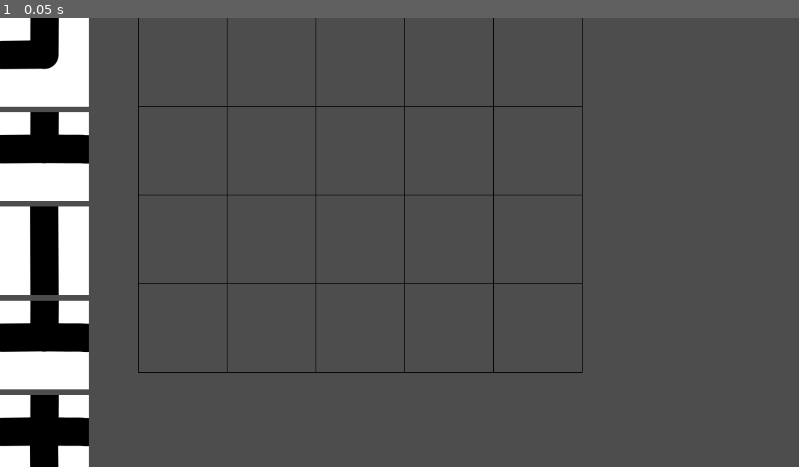
Above: before the commit, frame 1.
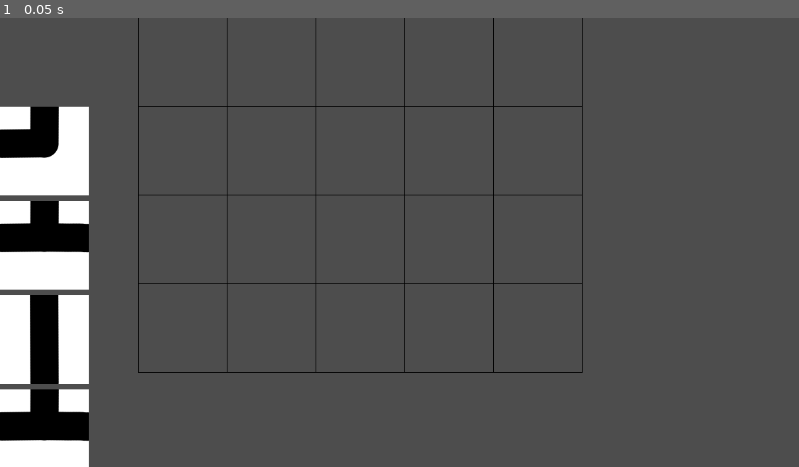
Above: after the commit, the same moment.

Repository: JonathanGeoffroy/odd-map-journey
Game: Godot game, scene res://game.tscn
Two runs of this game, one before a commit and one after it. Both use one fixed random seed, a clock stepped at 60 frames per second and the inputs below.
Inputs:
- Up to frame 1 (0.05 s): no input

The runs differ from the first frame. In frame 1, 5.6% of the frame differs, in the area x 0-12%, y 0-100%.

Commit message:
chore: select a tile by clicking it

Diff:
--- a/deck/deck.gd
+++ b/deck/deck.gd
@@ -3,6 +3,8 @@
 const TileScene = preload("res://tile/Tile.tscn")
 
 @export var margin := 8
+
+var selected_tile: Tile = null
 
 
 func _ready() -> void:
@@ -31,3 +33,26 @@
 				tile.position.y += Globals.slot_size
 
 			i += 1
+
+
+func _input(event):
+	if event is InputEventMouseButton and event.pressed:
+		match event.button_index:
+			MOUSE_BUTTON_LEFT:
+				if selected_tile:
+					selected_tile.set_selected(false)
+					selected_tile = null
+
+				var global_position = get_global_mouse_position()
+				for child in get_children():
+					if child.is_in_group("Tile"):
+						var tile: Tile = child
+						var rect = Rect2(
+							tile.global_position.x,
+							tile.global_position.y,
+							Globals.slot_size,
+							Globals.slot_size
+						)
+						if rect.has_point(global_position):
+							selected_tile = tile
+							selected_tile.set_selected(true)
--- a/deck/deck.tscn
+++ b/deck/deck.tscn
@@ -4,3 +4,4 @@
 
 [node name="Deck" type="Node2D" unique_id=2064721474]
 script = ExtResource("1_iau1w")
+margin = null
--- a/project.godot
+++ b/project.godot
@@ -19,6 +19,10 @@
 
 Globals="*uid://bncp83j0isxsv"
 
+[global_group]
+
+Tile=""
+
 [physics]
 
 3d/physics_engine="Jolt Physics"
--- a/tile/Tile.tscn
+++ b/tile/Tile.tscn
@@ -2,8 +2,17 @@
 
 [ext_resource type="Script" uid="uid://bupcakgtpgms1" path="res://tile/tile.gd" id="1_1t4ac"]
 
-[node name="Tile" type="Node2D" unique_id=1848656140]
+[sub_resource type="RectangleShape2D" id="RectangleShape2D_1t4ac"]
+size = Vector2(128, 128)
+
+[node name="Tile" type="Node2D" unique_id=1848656140 groups=["Tile"]]
 script = ExtResource("1_1t4ac")
 
 [node name="Sprite2D" type="Sprite2D" parent="." unique_id=330038942]
 unique_name_in_owner = true
+
+[node name="Area2D" type="Area2D" parent="." unique_id=158733941]
+
+[node name="CollisionShape2D" type="CollisionShape2D" parent="Area2D" unique_id=452481668]
+position = Vector2(64, 64)
+shape = SubResource("RectangleShape2D_1t4ac")
--- a/tile/tile.gd
+++ b/tile/tile.gd
@@ -1,5 +1,7 @@
 extends Node2D
 class_name Tile
+
+var is_selected := false
 
 static var textures: Array[Texture2D] = [
 	preload("res://tile/assets/top_bottom.png"),
@@ -14,3 +16,12 @@
 func _ready() -> void:
 	%Sprite2D.texture = textures[value.kind]
 	%Sprite2D.centered = false
+
+
+func set_selected(selected: bool):
+	is_selected = selected
+
+	if is_selected:
+		$Sprite2D.set_modulate(Color(1, 0, 0, 1))
+	else:
+		$Sprite2D.set_modulate(Color.WHITE)
